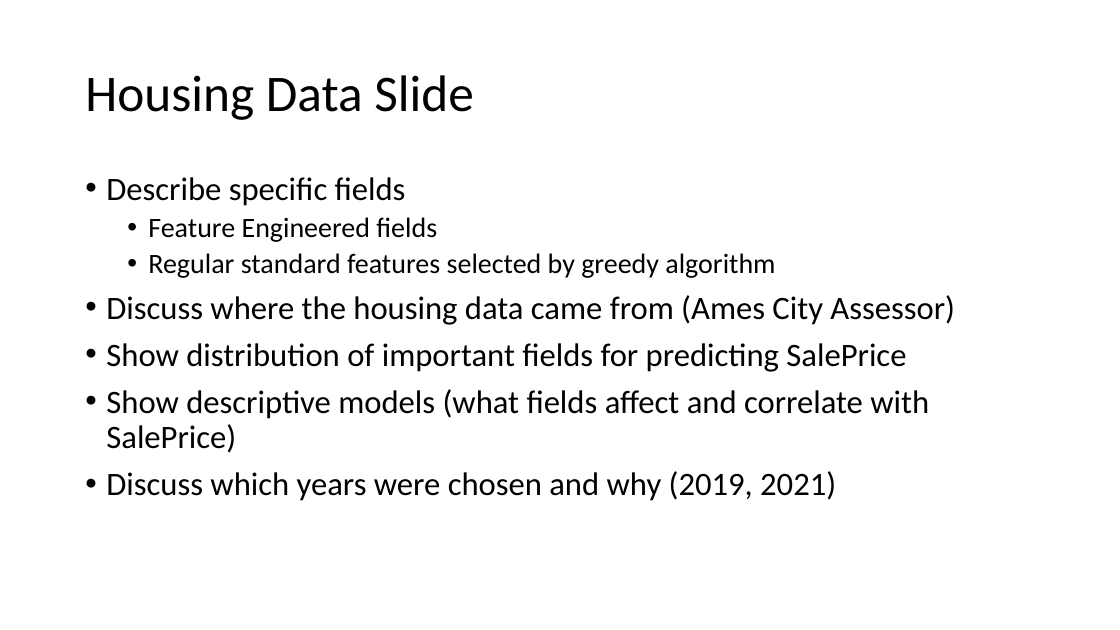
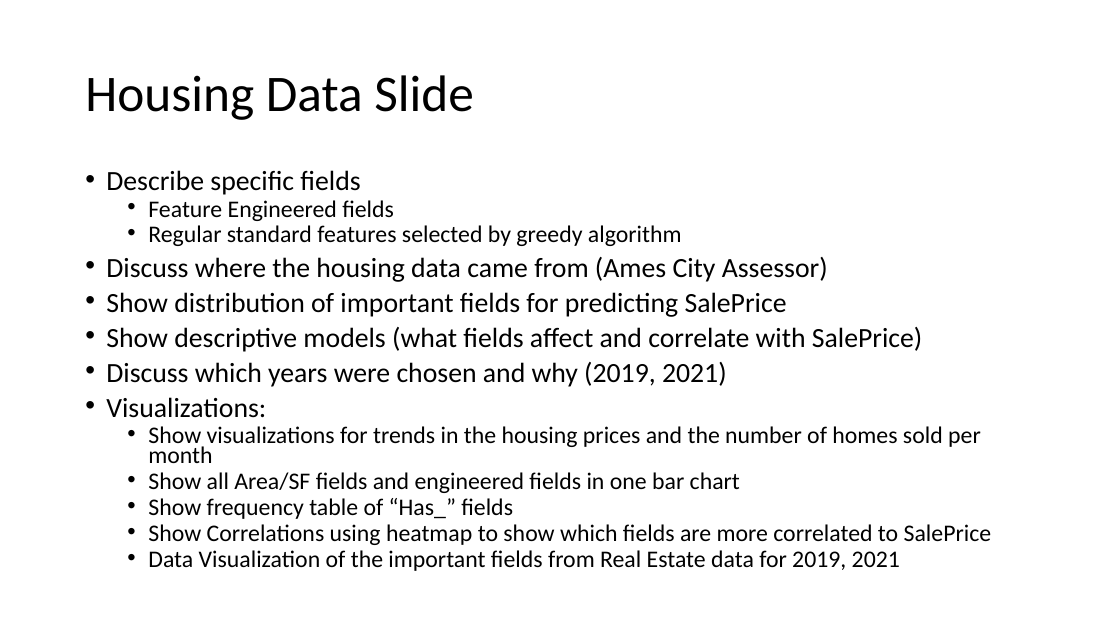
Before and after one commit to lelandjmurrin/Ames_Housing_Project, a slide deck: slide 3 of Ames_Housing_Project_Presentation.pptx. Drawn at 1120x630 pixels with LibreOffice and Linux fonts; fonts in the diff are those of the drawing. Boxes give left, top, right and bottom in pixels: in the first picture for what was removed or moved away, otherwise in the second. Text is boxed around its words. In the diff, an @@ line names an element or a change of style, - is before the commit and + after.

```diff
--- a/Ames_Housing_Project_Presentation.pptx
+++ b/Ames_Housing_Project_Presentation.pptx
@@ text at [106, 170, 923, 387]: size 28 to 23.8 pt in "Describe specific fields", "Discuss where the housing data came from ...", "Show distribution of important fields for predicting ...", "Show descriptive models (what fields affect and ..." and 1 more places; size 24 to 20.4 pt in "Feature Engineered fields", "Regular standard features selected by greedy algorithm"; line spacing 0.9 to 0.7 @@
@@ text at [106, 397, 992, 571]: paragraphs added @@
+• Visualizations:
+  • Show visualizations for trends in the housing prices and the number of homes sold per month
+  • Show all Area/SF fields and engineered fields in one bar chart
+  • Show frequency table of “Has_” fields
+  • Show Correlations using heatmap to show which fields are more correlated to SalePrice
+  • Data Visualization of the important fields from Real Estate data for 2019, 2021
```
Also in this commit, not shown: 5 other slides changed, 3 slides added, 1 other file.
